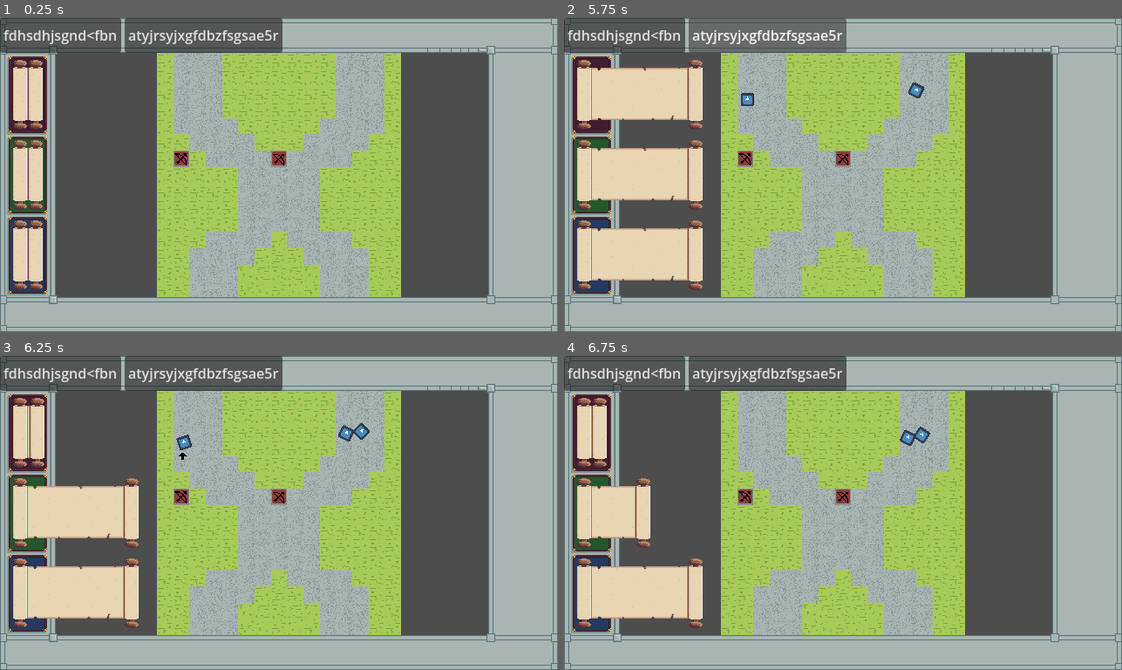
Above: before the commit, frames 1-4 (two rows, left to right).
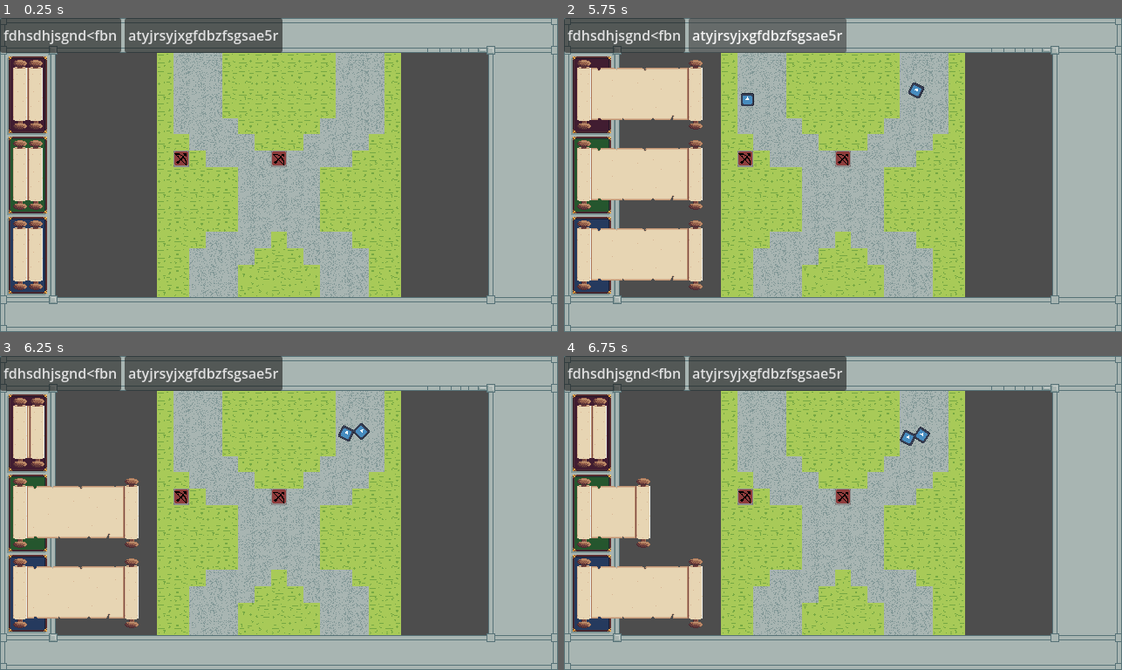
Above: after the commit, the same moments.

Repository: sammy-hutch/tower-defense-deckbuilder
Game: Godot game, scene res://scenes/main.tscn
The game is run twice, just before and just after one commit, with the same random seed, the same clock (stepped at 60 frames per second) and the same inputs. The engine's default icon, where the game draws it, is replaced by a stand-in: a white triangle on a blue panel in a dark square.
Inputs (mouse positions are in pixels of both pictures, inside the frame that each line leads up to):
- Up to frame 1 (0.25 s): no input
- Up to frame 2 (5.75 s): click "fdhsdhjsgnd<fbn" at 0.5 s; click "atyjrsyjxgfdbzfsgsae5r" at 1.25 s; click (597, 93) at 2 s; click (597, 175) at 2.75 s; click (597, 256) at 3.5 s; click "fdhsdhjsgnd<fbn" at 4.25 s; click "atyjrsyjxgfdbzfsgsae5r" at 5 s
- Up to frame 3 (6.25 s): click (128, 431) at 5.75 s
- Up to frame 4 (6.75 s): click (692, 513) at 6.5 s

Frames 1-2 are identical in both runs. In frame 3, 0.1% of the frame differs, in the area x 31-35%, y 25-34%; in frame 4, nothing differs.

Commit message:
feat: improved arrow sprite

Diff:
--- a/scenes/arrow.tscn
+++ b/scenes/arrow.tscn
@@ -1,7 +1,7 @@
 [gd_scene format=3 uid="uid://rtsjoehhtgph"]
 
 [ext_resource type="Script" uid="uid://btqoc0172ktdy" path="res://scripts/arrow.gd" id="1_23jat"]
-[ext_resource type="Texture2D" uid="uid://dbpkkkeev1wrf" path="res://assets/sprites/arrow.png" id="1_umosx"]
+[ext_resource type="Texture2D" uid="uid://rg1n2dqu71a5" path="res://assets/sprites/DBTD-arrow_1.png" id="2_23jat"]
 
 [sub_resource type="CircleShape2D" id="CircleShape2D_ksern"]
 radius = 8.0
@@ -11,9 +11,8 @@
 
 [node name="Sprite2D" type="Sprite2D" parent="." unique_id=32439656]
 texture_filter = 1
-rotation = 1.5707964
-scale = Vector2(0.5, 0.5)
-texture = ExtResource("1_umosx")
+rotation = 0.7853982
+texture = ExtResource("2_23jat")
 
 [node name="Area2D" type="Area2D" parent="." unique_id=996664890]
 
--- a/scripts/archer_tower.gd
+++ b/scripts/archer_tower.gd
@@ -15,7 +15,7 @@
 func _ready() -> void:
 	pass # Replace with function body.
 	cooldown.wait_time = cooldown_time
-	cooldown.timeout.connect(_on_cooldown_timeout)
+	#cooldown.timeout.connect(_on_cooldown_timeout)
 
 
 # Called every frame. 'delta' is the elapsed time since the previous frame.
--- a/scripts/arrow.gd
+++ b/scripts/arrow.gd
@@ -3,7 +3,7 @@
 var start_location: Vector2
 var target_location: Vector2
 var direction: Vector2
-var speed: float = 200.0
+var speed: float = 300.0
 var collision_object: CharacterBody2D
 
 var max_distance: float = 0.0
Binary file added: assets/sprites/DBTD-arrow_1.png
Not shown, added: assets/sprites/DBTD-arrow_1.png.import
